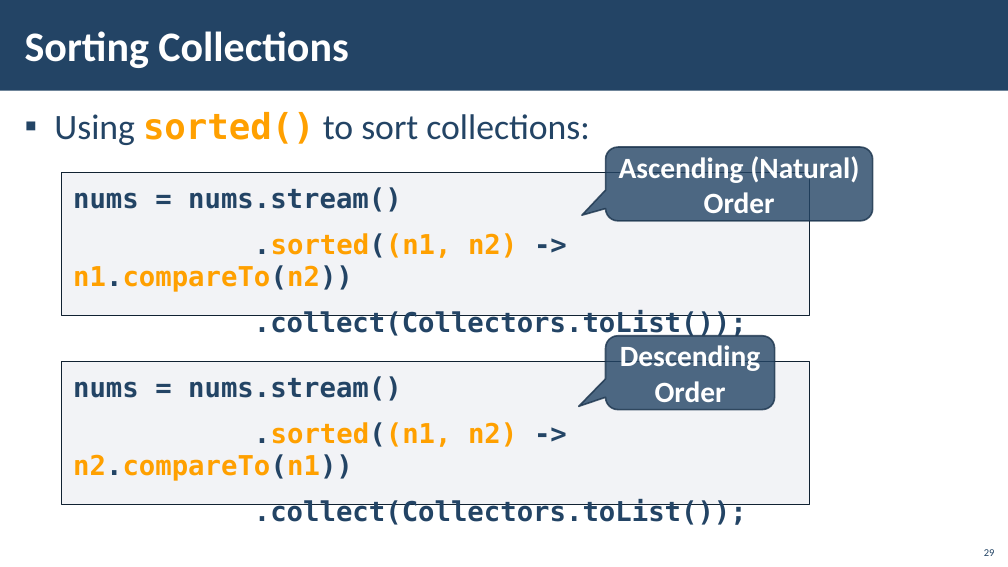
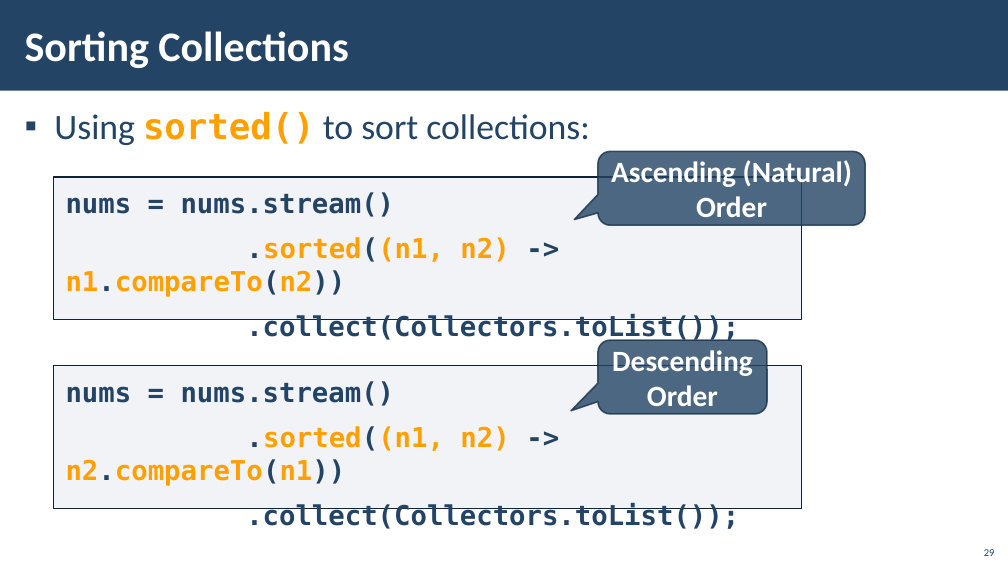
Before and after one commit to PetarPechev/Learning-Software-development, a slide deck: slide 29 of SoftUni/Java/Java Advanced/03. Sets and Maps Advanced/03. Java-Advanced-Sets-and-Maps-Advanced.pptx. Drawn at 1008x567 pixels with LibreOffice and Linux fonts; fonts in the diff are those of the drawing; background and template pictures are left out. Boxes give left, top, right and bottom in pixels: in the first picture for what was removed or moved away, otherwise in the second. Text is boxed around its words. In the diff, an @@ line names an element or a change of style, - is before the commit and + after.

```diff
--- a/SoftUni/Java/Java Advanced/03. Sets and Maps Advanced/03. Java-Advanced-Sets-and-Maps-Advanced.pptx
+++ b/SoftUni/Java/Java Advanced/03. Sets and Maps Advanced/03. Java-Advanced-Sets-and-Maps-Advanced.pptx
@@ rectangle "nums = nums.stream()": place and size @@
-rectangle "nums = nums.stream()" at <box>61,172,809,315</box>
+rectangle "nums = nums.stream()" at <box>54,177,802,320</box>
@@ rounded speech box "Ascending (Natural) Order": place and size @@
-rounded speech box "Ascending (Natural) Order" at <box>606,147,873,222</box>
+rounded speech box "Ascending (Natural) Order" at <box>598,151,865,225</box>
@@ rounded speech box "Descending Order": place and size @@
-rounded speech box "Descending Order" at <box>606,336,775,410</box>
+rounded speech box "Descending Order" at <box>598,340,768,414</box>
@@ rectangle "nums = nums.stream()": place and size @@
-rectangle "nums = nums.stream()" at <box>61,361,809,504</box>
+rectangle "nums = nums.stream()" at <box>54,366,802,509</box>
```
Also in this commit, not shown: 20 other slides changed, 2 other files.
